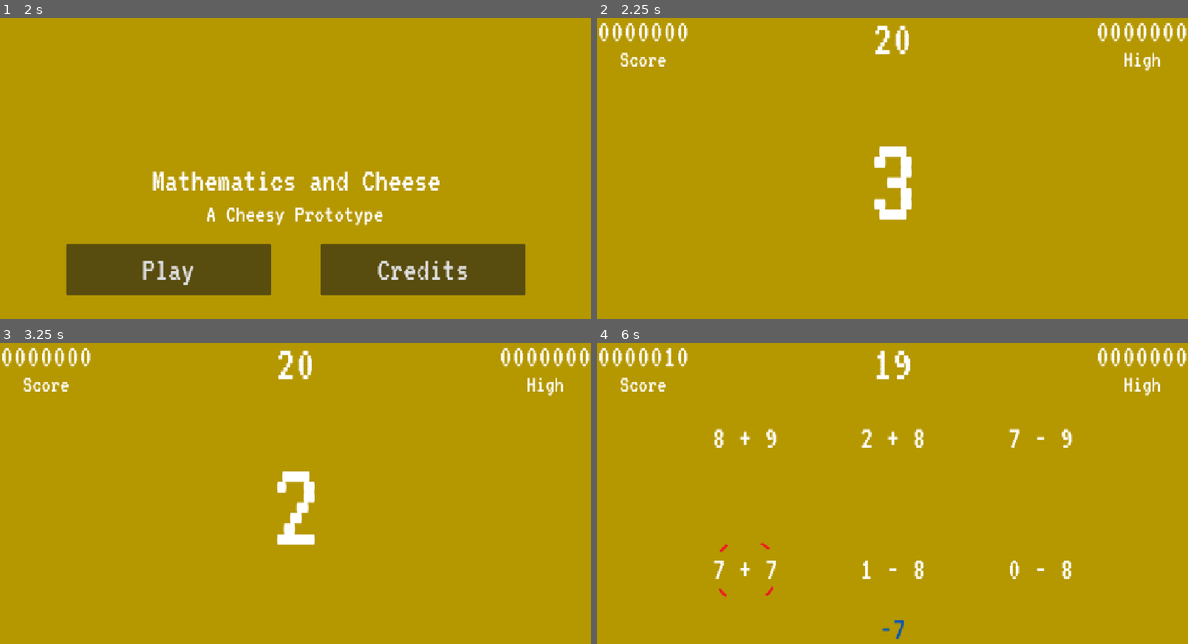
Above: before the commit, frames 1-4 (two rows, left to right).
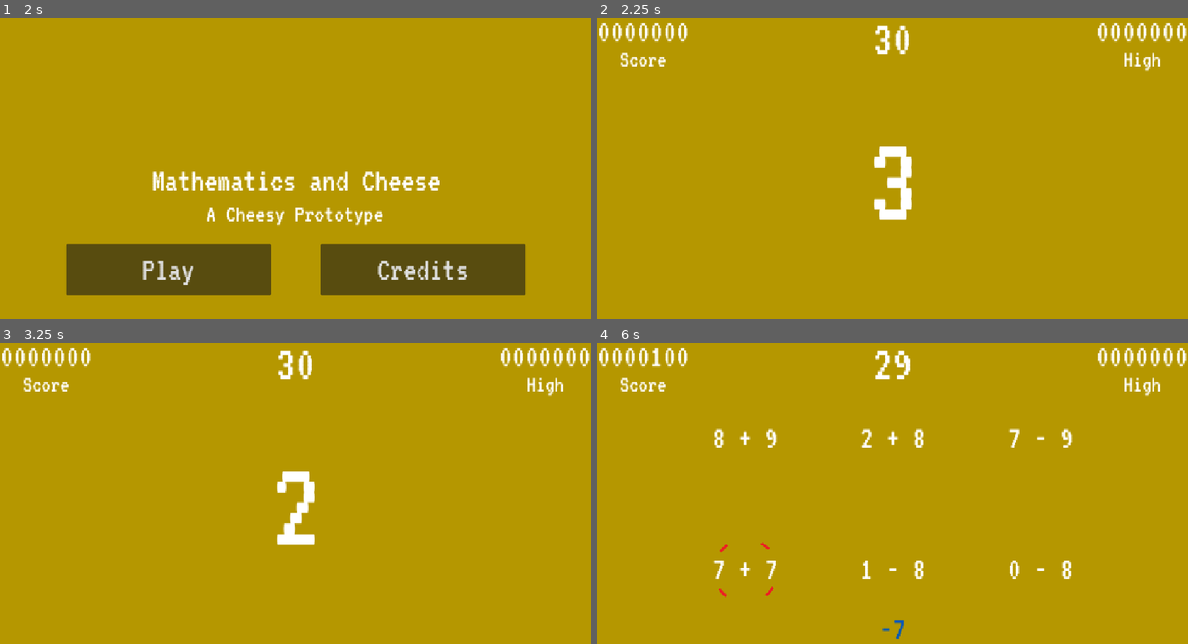
Above: after the commit, the same moments.

Repository: sdepouw/mathematics-and-cheese
Game: Godot game, scene res://Scenes/Root/root.tscn
Two runs of this game, one before a commit and one after it. Both use one fixed random seed, a clock stepped at 60 frames per second and the inputs below.
Inputs (mouse positions are in pixels of both pictures, inside the frame that each line leads up to):
- Up to frame 1 (2 s): tap Enter at 0.5 s; move the mouse to (425, 162) at 0.52 s; hold D (move_right) 0.53-1.28 s; tap Space (shoot) at 0.6, 1.25, 1.35 s; click (425, 162) at 0.67 s; move the mouse to (177, 195) at 1.27 s; hold S (move_down) from 1.28 s (still down)
- Up to frame 2 (2.25 s): release S (move_down) at 2 s; click "Play" at 2 s
- Up to frame 3 (3.25 s): tap Enter at 2.75 s; move the mouse to (354, 433) at 2.77 s; hold D (move_right) from 2.78 s (still down); tap Space (shoot) at 2.85 s
- Up to frame 4 (6 s): tap Space (shoot) at 3.5, 3.6, 4.35, 5.1, 5.75, 5.85 s; move the mouse to (862, 571) at 3.52 s; release D (move_right) at 3.53 s; hold W (move_up) 3.53-4.28 s; click (862, 571) at 3.67 s; move the mouse to (1069, 553) at 4.27 s; hold A (move_left) 4.28-5.78 s; tap Enter at 5 s; move the mouse to (715, 454) at 5.02 s; move the mouse to (922, 505) at 5.77 s; hold S (move_down) from 5.78 s (still down); click (922, 505) at 5.92 s

Frame 1 is identical in both runs. In frame 2, less than 0.1% of the frame differs, in the area x 47-50%, y 3-13%; in frame 3, less than 0.1%; in frame 4, 0.3%, in the area x 9-50%, y 1-13%.

Commit message:
Introduce Streaks
After reaching a threshold (currently 3), add streak bonus to every consecutive hit. Display player's streak when theshold is reached.

Diff:
--- a/Game/Scenes/Game/game.gd
+++ b/Game/Scenes/Game/game.gd
@@ -7,9 +7,6 @@
 # TODO: Each match also rewards a cheese? ('flip' equation card?)
 # Could show equations instead of numbers, and then a cheese is (sometimes) revealed
 # TODO: More complex scoring
-# - Streak counter (score = 1, or 1 * streak when streak > 5)
-#   - Each guess = 1 point, or 1 * streak when streak > 5
-#   - Obviously, mistakes lose the streak
 # - Timer for each move (3-5 seconds, counts as Miss if timer expires)
 # - Randomly find cheese. Guarantee cheese every 10th get
 #   - Increase timer to 60 seconds
@@ -46,10 +43,17 @@
     _currentlyHeldThing.text = str(value)
 var _gameOn: bool
 
-var _currentScore: int:
+# Scoring
+var _current_score: int:
   set(value):
-    _currentScore = max(value, 0)
-    _hud.update_score_display(_currentScore)
+    _current_score = max(value, 0)
+    _hud.update_score_display(_current_score)
+var _current_streak: int:
+  set(value):
+    _current_streak = value
+    _hud.update_streak_display(_current_streak, _on_notable_streak())
+func _on_notable_streak() -> bool:
+  return _current_streak > 2
 
 ## Gets the Target that the reticle is currently selecting
 func _getCurrentTarget() -> Target:
@@ -91,7 +95,8 @@
     item.visible = visible
 
 func _on_game_started() -> void:
-  _currentScore = 0
+  _current_score = 0
+  _current_streak = 0
   _currentTarget = Vector2.ZERO
   _hud.update_time_display(_gameTimer.wait_time)
   _toggle_game_over_visibility(false)
@@ -104,16 +109,23 @@
 func _on_game_ended() -> void:
   _toggle_game_piece_visibility(false)
   _toggle_game_over_visibility(true)
-  if _currentScore > HighScore.get_current_high_score():
-    HighScore.save_new_high_score(_currentScore)
+  if _current_score > HighScore.get_current_high_score():
+    HighScore.save_new_high_score(_current_score)
 
 func _on_player_shoot() -> void:
   if !_gameOn:
     return
   if _answer_to_hit == _getCurrentTarget().get_answer():
-    _currentScore += 10
+    _current_streak += 1
+    const BASE_SCORE: int = 100
+    if _on_notable_streak():
+      var streak_bonus: int = ceili(BASE_SCORE * _current_streak * 0.15)
+      _current_score += BASE_SCORE + streak_bonus
+    else:
+      _current_score += 100
   else:
-    _currentScore -= 5
+    _current_score -= 50
+    _current_streak = 0
   generate_new_targets()
 
 func _on_player_moved(direction: Globals.Direction) -> void:
--- a/Game/Scenes/Game/game.tscn
+++ b/Game/Scenes/Game/game.tscn
@@ -25,7 +25,7 @@
 script = ExtResource("2_ciybh")
 
 [node name="GameTimer" type="Timer" parent="."]
-wait_time = 20.0
+wait_time = 30.0
 one_shot = true
 
 [node name="Target1" parent="." groups=["GamePieces"] instance=ExtResource("1_qikps")]
--- a/Game/Scenes/HUD/hud.gd
+++ b/Game/Scenes/HUD/hud.gd
@@ -2,11 +2,19 @@
 extends CanvasLayer
 
 @onready var _scoreLabel: Label = $ScoreLabel;
+@onready var _streakLabel: Label = $StreakLabel;
 @onready var _highScoreLabel: Label = $HighScoreLabel;
 @onready var _timeLabel: Label = $TimeLabel;
 
+@onready var _streakText: Label = $StreakText
+
 func update_score_display(score: int) -> void:
   _scoreLabel.text = _clamp_score_display(score)
+
+func update_streak_display(streak: int, show_streak: bool) -> void:
+  _streakText.visible = show_streak
+  _streakLabel.visible = show_streak
+  _streakLabel.text = "%03d" % streak
 
 func update_high_score_display(high_score: int) -> void:
   _highScoreLabel.text = _clamp_score_display(high_score)
--- a/Game/Scenes/HUD/hud.tscn
+++ b/Game/Scenes/HUD/hud.tscn
@@ -17,6 +17,24 @@
 theme_override_font_sizes/font_size = 45
 text = "Score"
 horizontal_alignment = 1
+
+[node name="StreakLabel" type="Label" parent="."]
+visible = false
+offset_left = 126.0
+offset_top = 110.0
+offset_right = 192.0
+offset_bottom = 175.0
+theme_override_font_sizes/font_size = 45
+text = "000"
+horizontal_alignment = 2
+
+[node name="StreakText" type="Label" parent="."]
+visible = false
+offset_top = 110.0
+offset_right = 40.0
+offset_bottom = 175.0
+theme_override_font_sizes/font_size = 45
+text = "Streak!"
 
 [node name="HighScoreLabel" type="Label" parent="."]
 anchors_preset = 1
